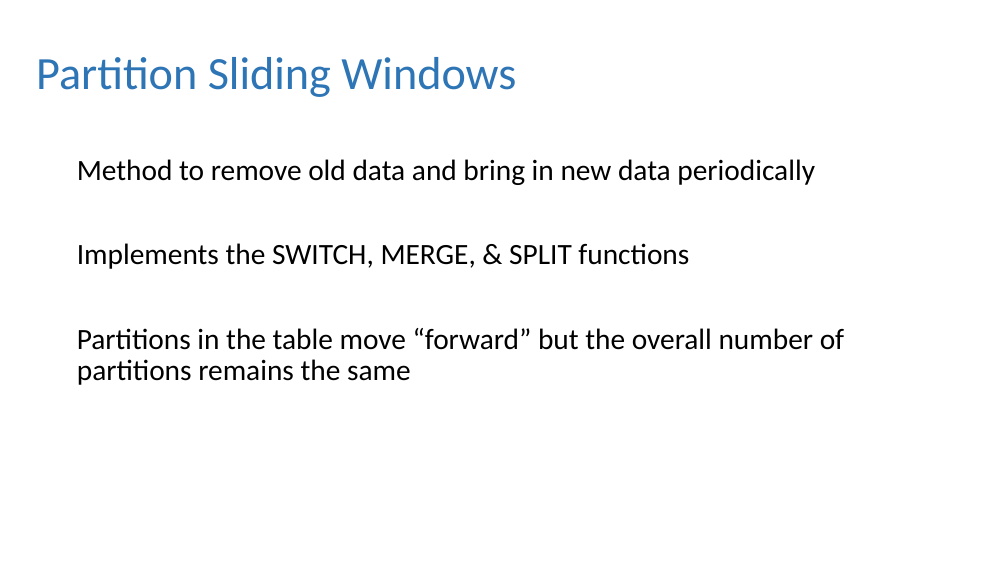
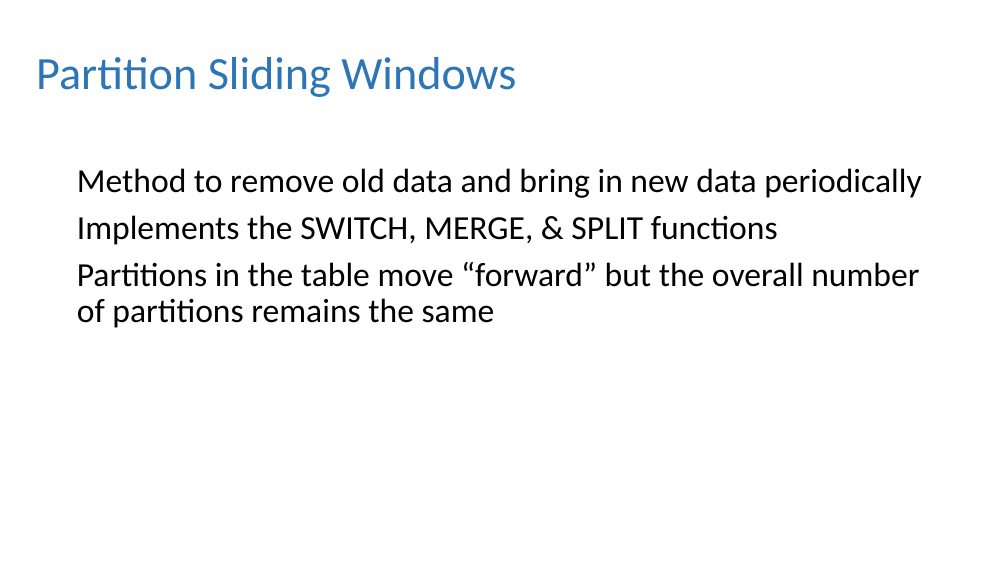
Before and after one commit to dbafromthecold/IntroToPartitioning, a slide deck: slide 31 of Intro to Partitioning.pptx. Drawn at 1008x567 pixels with LibreOffice and Linux fonts; fonts in the diff are those of the drawing; background and template pictures are left out. Boxes give left, top, right and bottom in pixels: in the first picture for what was removed or moved away, otherwise in the second. Text is boxed around its words. In the diff, an @@ line names an element or a change of style, - is before the commit and + after.

```diff
--- a/Intro to Partitioning.pptx
+++ b/Intro to Partitioning.pptx
@@ text "Method to remove old data ...": place and size @@
-text "Method to remove old data ..." at <box>77,159,844,385</box>
+text "Method to remove old data ..." at <box>77,168,921,328</box>
@@ text "Method to remove old data ..." at <box>77,168,921,328</box>: size 28 to 32 pt @@
```
Also in this commit, not shown: 20 other slides changed, 1 other file.
